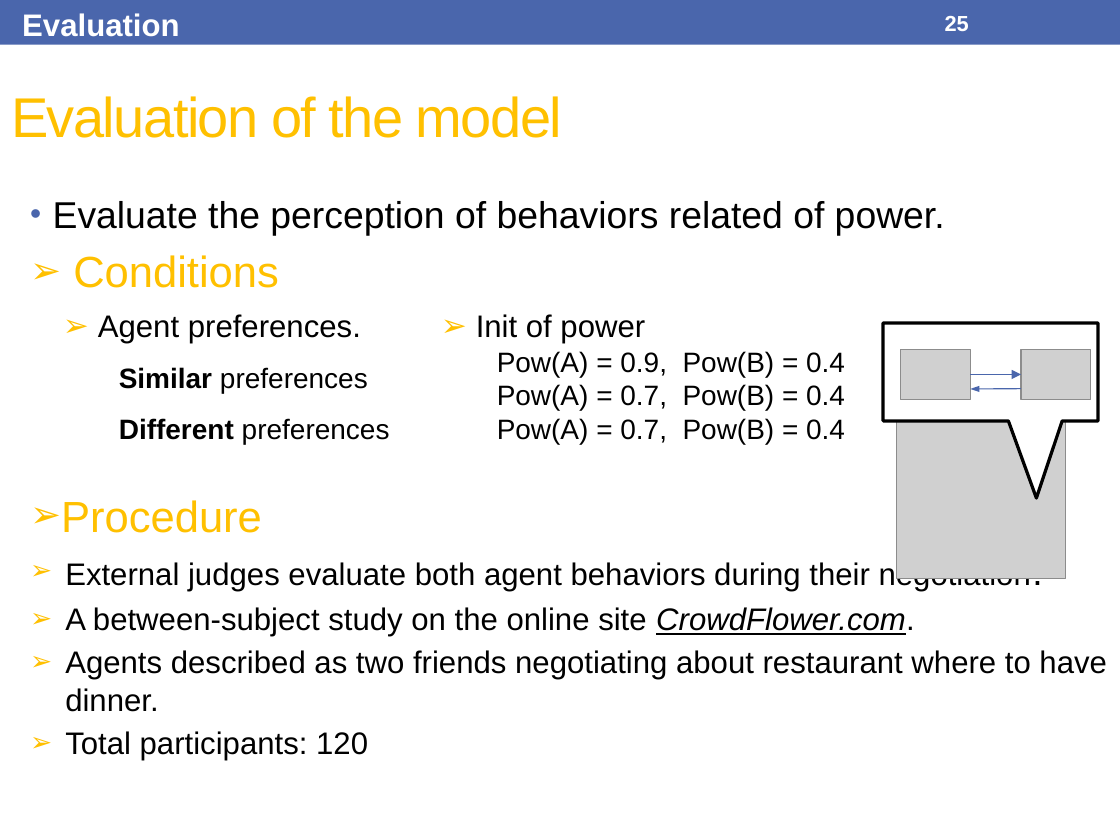
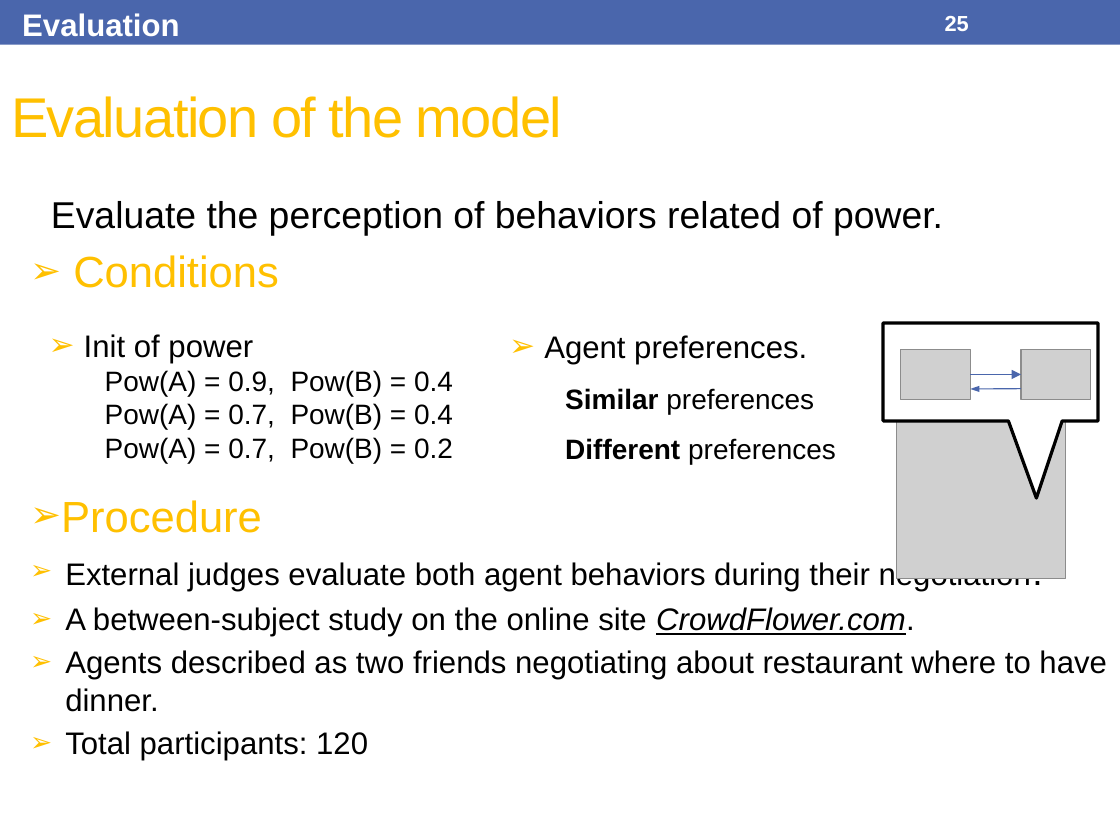
Before and after one commit to Olydia/Discolog, a slide deck: slide 25 of papers/Presentations/IVA17/IVA17.pptx. Drawn at 1120x840 pixels with LibreOffice and Linux fonts; fonts in the diff are those of the drawing; grey boxes stand for pictures. Boxes give left, top, right and bottom in pixels: in the first picture for what was removed or moved away, otherwise in the second. Text is boxed around its words. In the diff, an @@ line names an element or a change of style, - is before the commit and + after.

```diff
--- a/papers/Presentations/IVA17/IVA17.pptx
+++ b/papers/Presentations/IVA17/IVA17.pptx
@@ text at [51, 201, 943, 235]: bullet • to none @@
@@ text "Init of power": place and size @@
-text "Init of power" at [476, 314, 845, 444]
+text "Init of power" at [84, 334, 453, 463]
@@ text "Agent preferences.": place and size @@
-text "Agent preferences." at [98, 314, 390, 444]
+text "Agent preferences." at [544, 335, 836, 464]
@@ text at [105, 437, 453, 463]: text changed @@
-  Pow(A) = 0.7, Pow(B) = 0.4
+  Pow(A) = 0.7, Pow(B) = 0.2
```
Also in this commit, not shown: 1 other slide changed, 1 other file.
